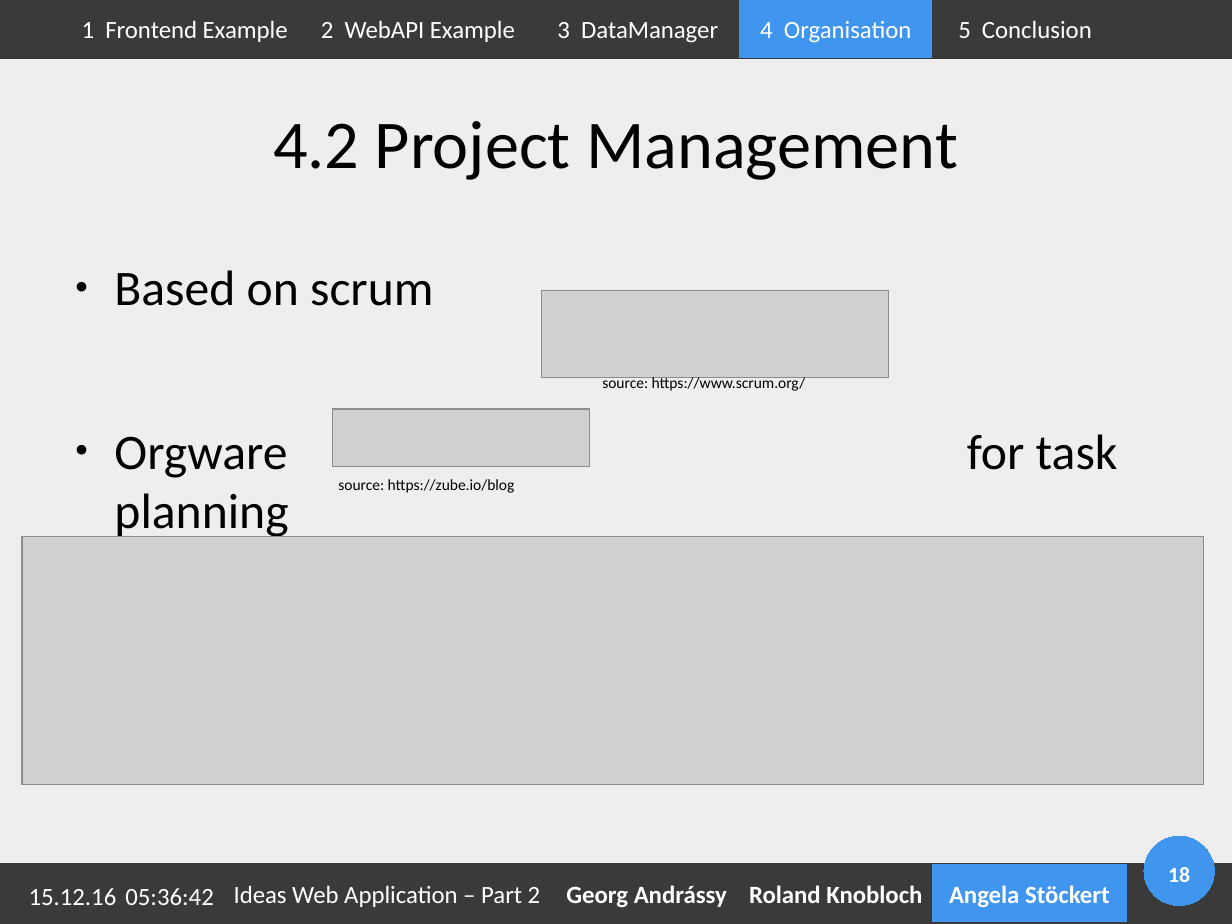
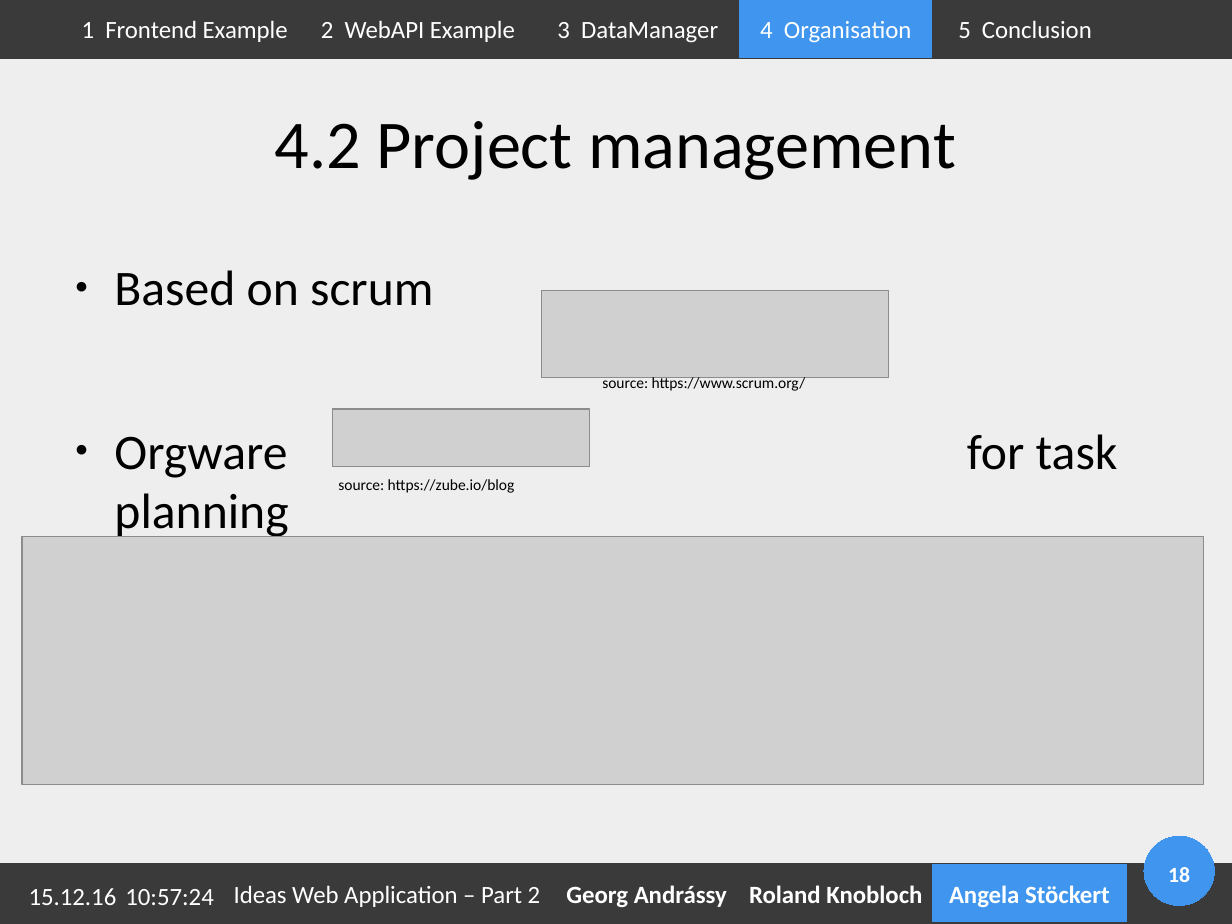
Before and after one commit to Geopras/IdeaWatcher, a slide deck: slide 18 of presentation/part2.odp. Drawn at 1232x924 pixels with LibreOffice and Linux fonts; fonts in the diff are those of the drawing; grey boxes stand for pictures; background and template pictures are left out. Boxes give left, top, right and bottom in pixels: in the first picture for what was removed or moved away, otherwise in the second. Text is boxed around its words. In the diff, an @@ line names an element or a change of style, - is before the commit and + after.

```diff
--- a/presentation/part2.odp
+++ b/presentation/part2.odp
@@ title at [275, 121, 956, 180]: text changed @@
-4.2 Project Management
+4.2 Project management
@@ text at [125, 889, 213, 905]: text changed @@
-05:36:42
+10:57:24
```
Also in this commit, not shown: 24 other slides changed, 1 other file.
